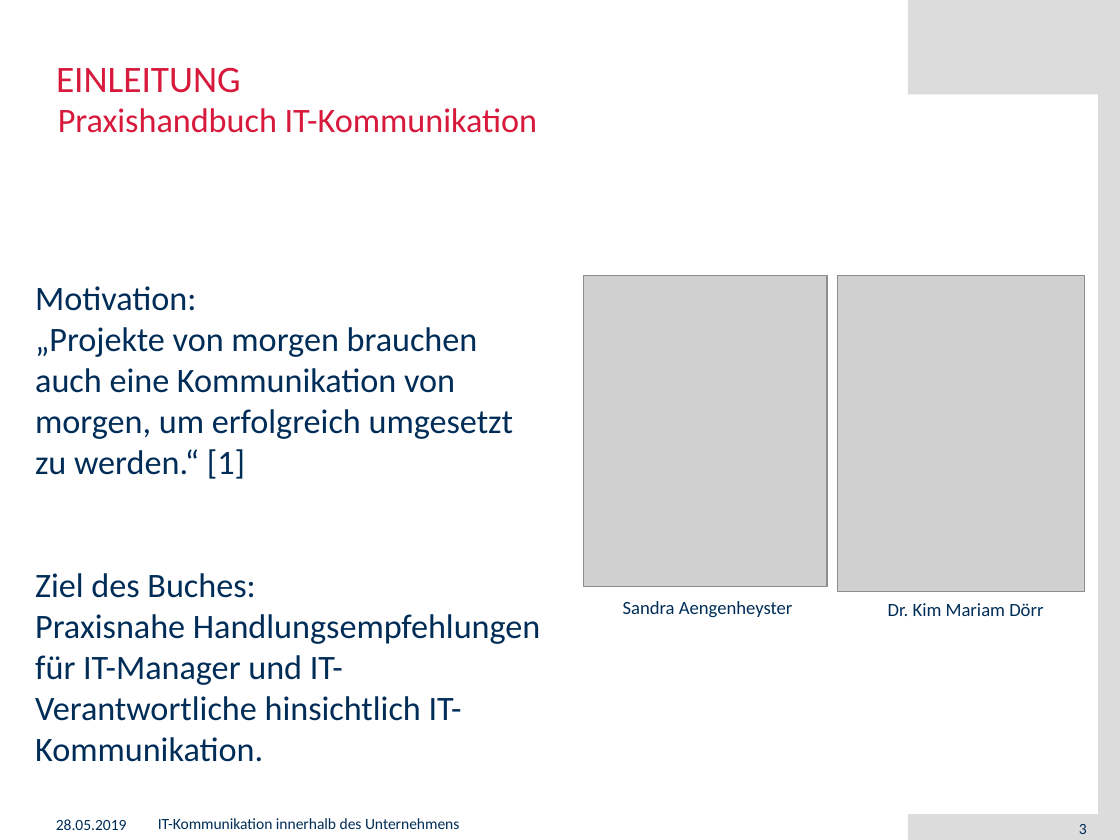
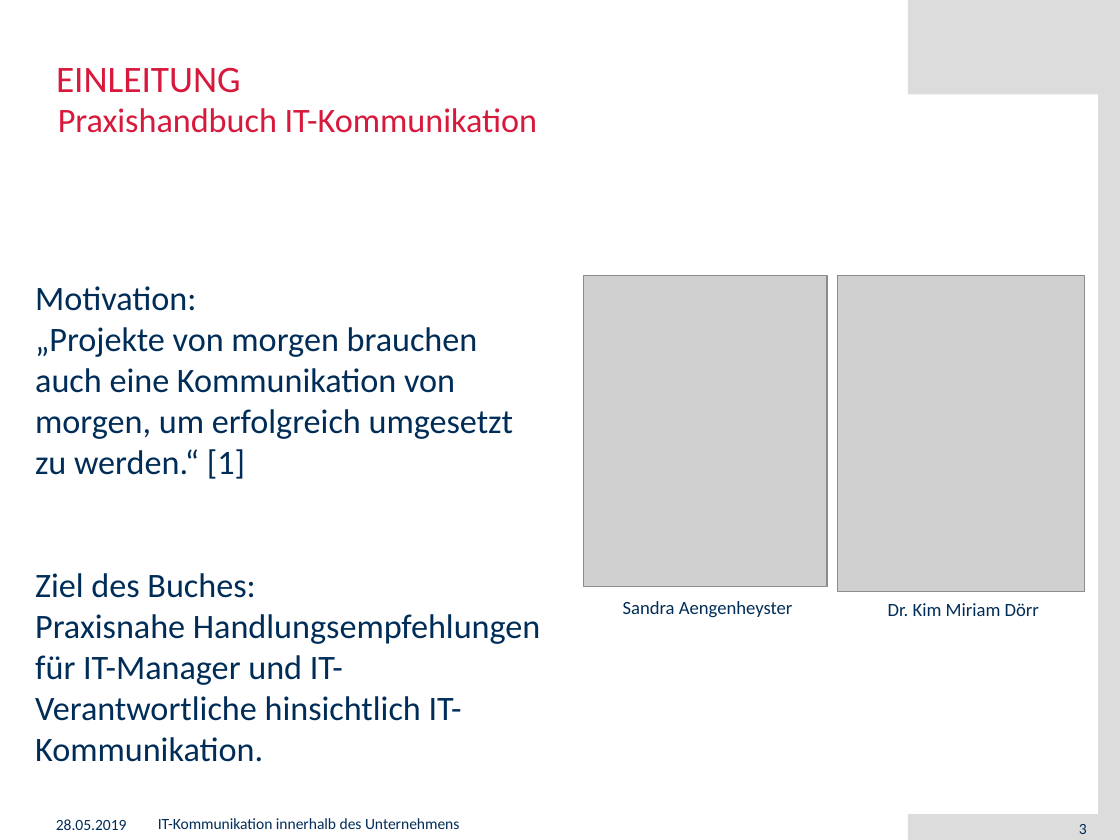
Before and after one commit to muensto/itm_vortrag_1233, a slide deck: slide 3 of 20190528.pptx. Drawn at 1120x840 pixels with LibreOffice and Linux fonts; fonts in the diff are those of the drawing; grey boxes stand for pictures; background and template pictures are left out. Boxes give left, top, right and bottom in pixels: in the first picture for what was removed or moved away, otherwise in the second. Text is boxed around its words. In the diff, an @@ line names an element or a change of style, - is before the commit and + after.

```diff
--- a/20190528.pptx
+++ b/20190528.pptx
@@ text at <box>888,603,1039,616</box>: text changed @@
-Dr. Kim Mariam Dörr
+Dr. Kim Miriam Dörr
```
Also in this commit, not shown: 7 other slides changed, 1 slide added, 1 slide removed.
